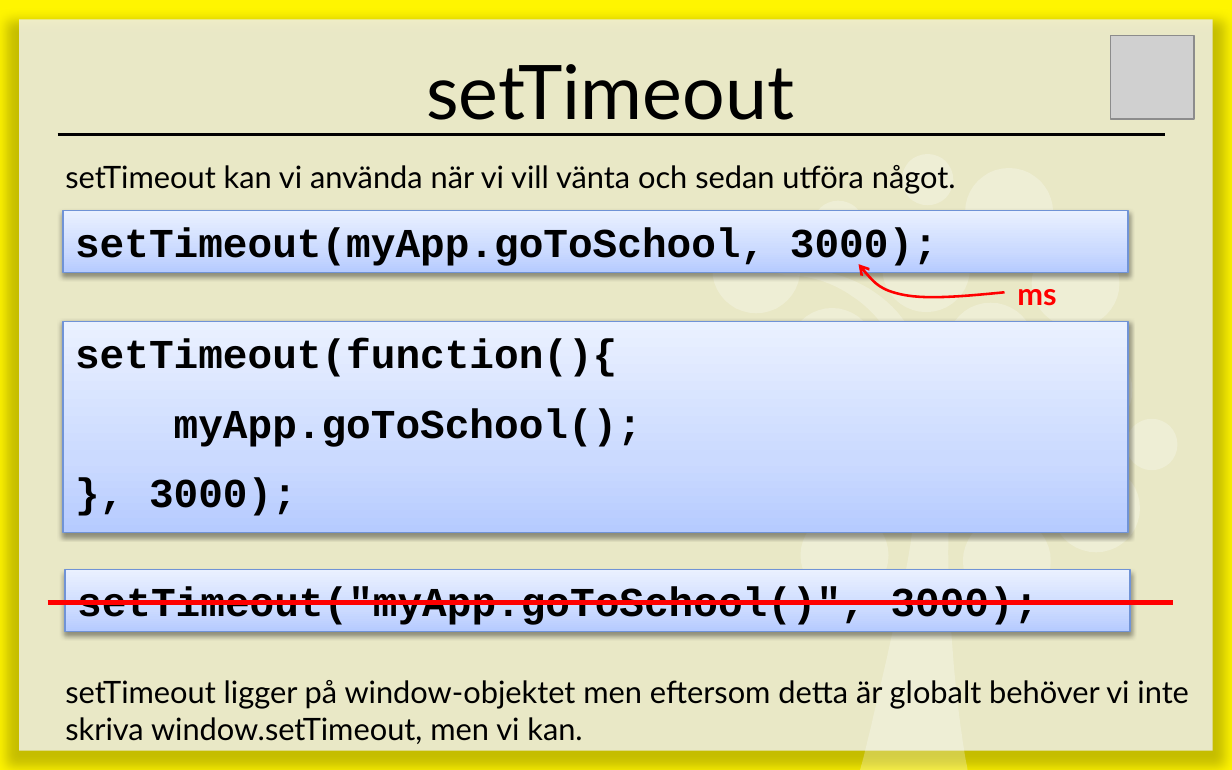
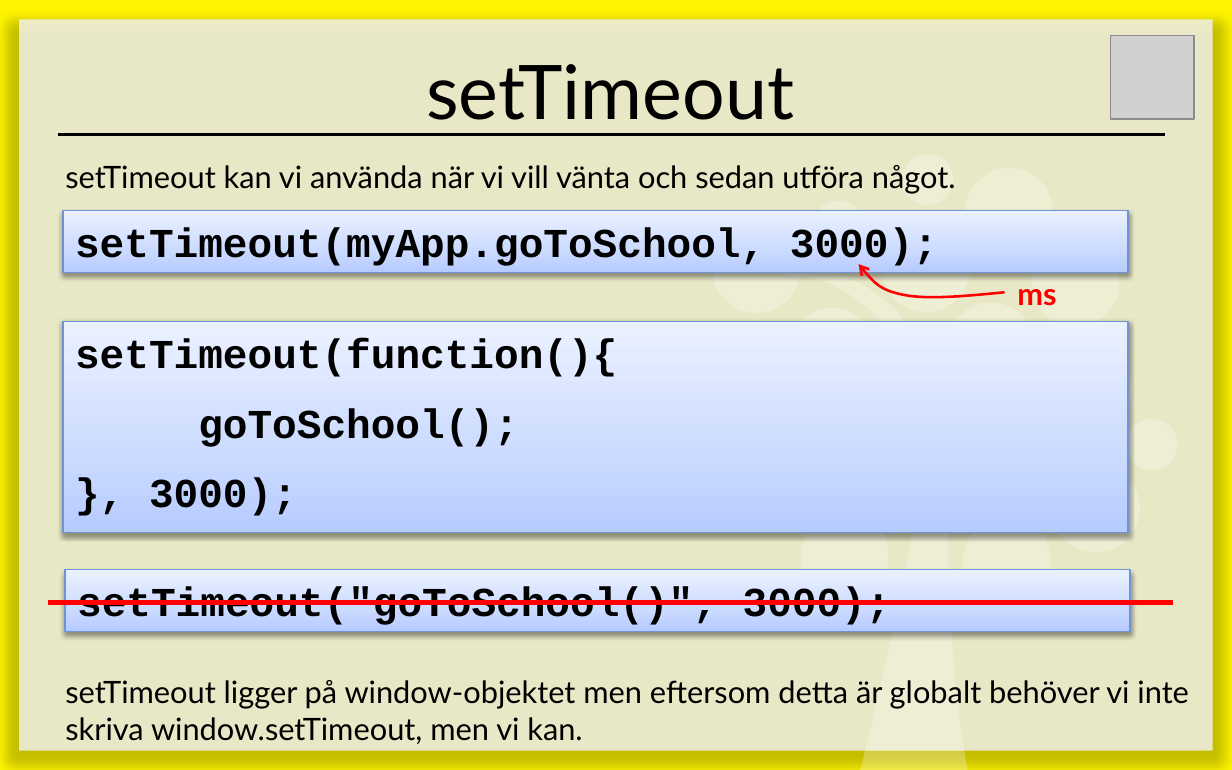
Before and after one commit to 1dv435/Kursmaterial, a slide deck: slide 38 of Föreläsningar/F07 - DOM.pptx (slide 66 before the commit). Drawn at 1232x770 pixels with LibreOffice and Linux fonts; fonts in the diff are those of the drawing; grey boxes stand for pictures. Boxes give left, top, right and bottom in pixels: in the first picture for what was removed or moved away, otherwise in the second. Text is boxed around its words. In the diff, an @@ line names an element or a change of style, - is before the commit and + after.

```diff
--- a/Föreläsningar/F07 - DOM.pptx
+++ b/Föreläsningar/F07 - DOM.pptx
@@ text in rectangle at (198, 408, 518, 447): text changed @@
-myApp.goToSchool();
+goToSchool();
@@ text in rectangle at (77, 586, 891, 625): text changed @@
-setTimeout("myApp.goToSchool()", 3000);
+setTimeout("goToSchool()", 3000);
```
Also in this commit, not shown: 9 other slides changed, 2 slides added, 40 slides removed.
